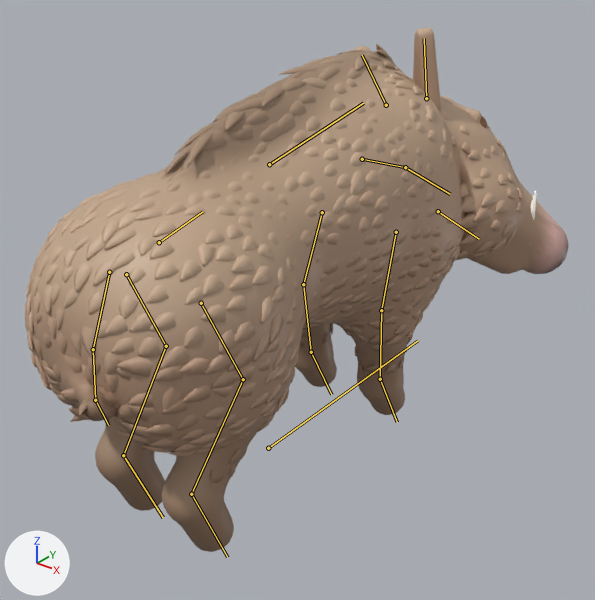
What one commit did to the glTF model game/art/models/wild_boar.glb.
Camera for both pictures: a 50 mm camera at (1.166, -1.337, 1.287) aimed at (0.024, 0.09, 0.402). Every picture has the same lights, and +X, +Y and +Z are marked at lower left. The older version comes first. Both versions are drawn at frame 11 of the action 'fidget'; the numbers are the values there. The bones that bend it are drawn over the model as lines.

Objects in the first picture: 'wild_boar_movie'.
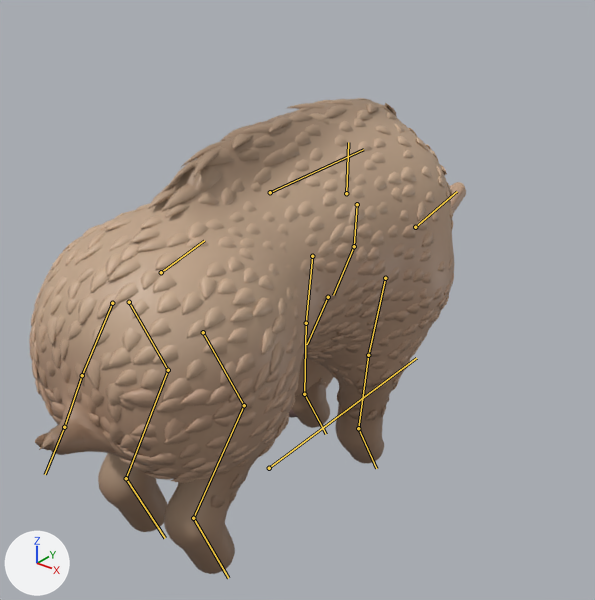
Changed parts and their boxes [x1, y1, x2, y2] in the pictures (595 x 600 px):
'wild_boar_movie', posed (19% narrower, 9% shorter)
    before: [25, 27, 568, 552]
    after: [29, 98, 466, 574]
bone 'root', root to tip
    before: (268, 448) to (418, 340)
    after: (269, 468) to (416, 358)
bone 'chest', root to tip
    before: (269, 164) to (363, 103)
    after: (270, 192) to (363, 149)
bone 'neck', root to tip
    before: (362, 159) to (405, 167)
    after: (357, 204) to (354, 246)
bone 'head', root to tip
    before: (405, 167) to (450, 194)
    after: (354, 246) to (333, 295)
bone 'ear.L', root to tip
    before: (386, 105) to (362, 55)
    after: (346, 193) to (348, 142)
bone 'ear.R', root to tip
    before: (426, 98) to (424, 38)
    after: (415, 227) to (457, 191)
bone 'fl_upper.L', root to tip
    before: (322, 212) to (303, 284)
    after: (312, 256) to (306, 323)
bone 'fl_lower.L', root to tip
    before: (303, 284) to (311, 352)
    after: (306, 323) to (304, 394)
bone 'fl_foot.L', root to tip
    before: (311, 352) to (331, 394)
    after: (304, 394) to (326, 434)
bone 'fl_upper.R', root to tip
    before: (396, 232) to (381, 310)
    after: (385, 278) to (368, 355)
bone 'fl_lower.R', root to tip
    before: (381, 310) to (380, 379)
    after: (368, 355) to (358, 428)
bone 'fl_foot.R', root to tip
    before: (380, 379) to (397, 422)
    after: (358, 428) to (376, 468)
bone 'tail1', root to tip
    before: (109, 272) to (93, 349)
    after: (112, 303) to (82, 375)
bone 'tail2', root to tip
    before: (93, 349) to (95, 400)
    after: (82, 375) to (64, 427)
bone 'tail3', root to tip
    before: (95, 400) to (108, 425)
    after: (64, 427) to (45, 474)

The change in detail:
Bone 'root' (bone_root) moves from (0.0, 0.0, 0.0) to (0.0, 0.0, -0.065).
Bone 'chest' (bone_chest) turns from (0, 0, 0) to (-9, 0, 0) degrees about its own x, y and z.
Bone 'neck' (bone_neck) turns from (8, 0, -19) to (-36, 0, 16) degrees about its own x, y and z.
Bone 'head' (bone_head) turns from (-5, 0, -14) to (-14, 0, 9) degrees about its own x, y and z.
Bone 'ear.L' (bone_ear_l) turns from (-12, 0, 0) to (0, 0, 6) degrees about its own x, y and z.
Bone 'ear.R' (bone_ear_r) turns from (-12, 0, -5) to (0, 0, 0) degrees about its own x, y and z.
Bone 'fl_upper.L' (bone_fl_upper_l) turns from (0, 0, 0) to (23, 0, 0) degrees about its own x, y and z.
Bone 'fl_lower.L' (bone_fl_lower_l) turns from (0, 0, 0) to (-26, 0, 0) degrees about its own x, y and z.
Bone 'fl_foot.L' (bone_fl_foot_l) turns from (0, 0, 0) to (11, 0, 0) degrees about its own x, y and z.
Bone 'fl_upper.R' (bone_fl_upper_r) turns from (0, 0, 0) to (5, 0, 0) degrees about its own x, y and z.
Bone 'fl_lower.R' (bone_fl_lower_r) turns from (0, 0, 0) to (-8, 0, 0) degrees about its own x, y and z.
Bone 'fl_foot.R' (bone_fl_foot_r) turns from (0, 0, 0) to (11, 0, 0) degrees about its own x, y and z.
Bone 'tail1' (bone_tail1) turns from (-14, 0, -14) to (-17, 0, 0) degrees about its own x, y and z.
Bone 'tail2' (bone_tail2) turns from (-14, 0, -27) to (-17, 0, -14) degrees about its own x, y and z.
Bone 'tail3' (bone_tail3) turns from (-14, 0, -40) to (-17, 0, -16) degrees about its own x, y and z.
